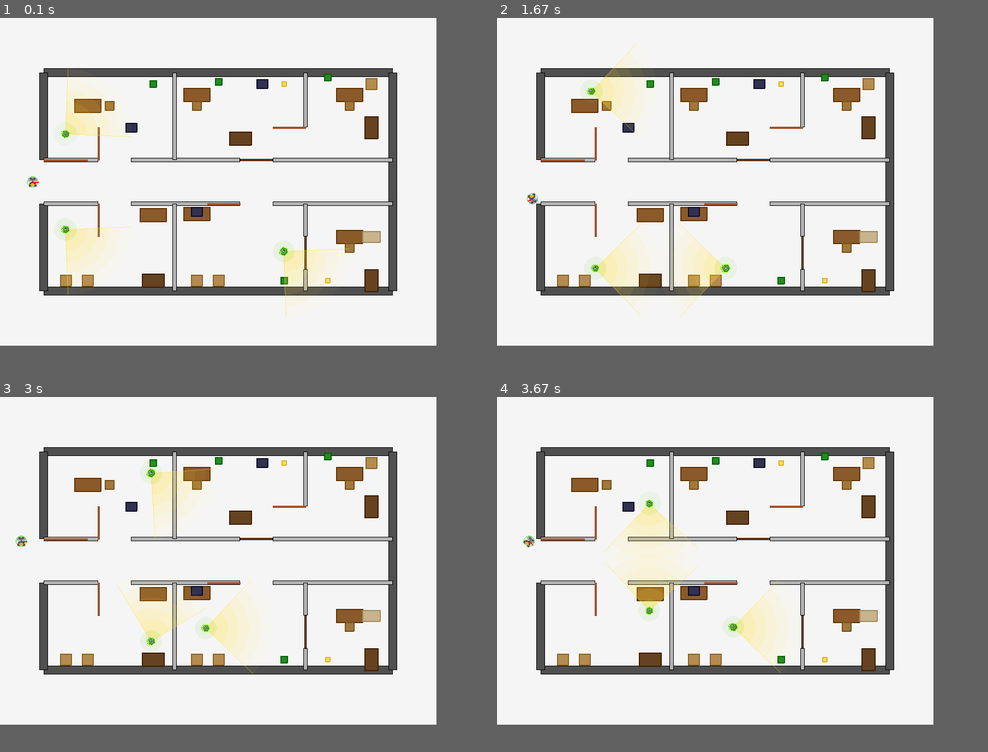
Above: before the commit, frames 1-4 (two rows, left to right).
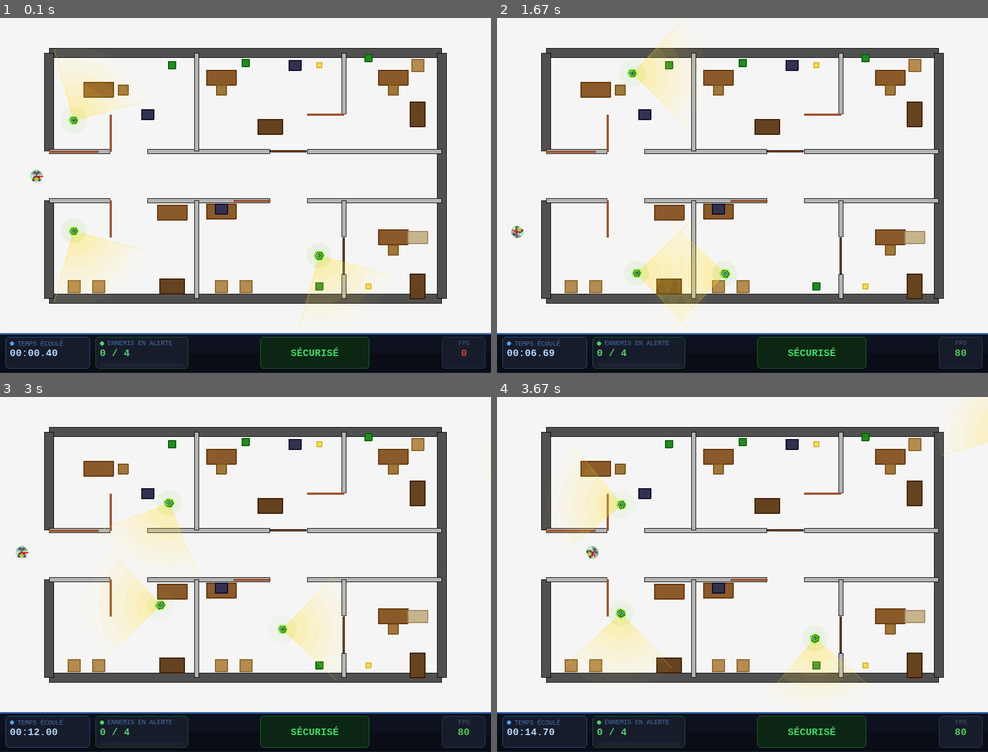
Above: after the commit, the same moments.

Repository: JawadBLK/TP_Robot
Game: pygame game, started from project/main.py
Two runs of this game, one before a commit and one after it. Both use one fixed random seed, a clock stepped at 60 frames per second and the inputs below.
Inputs:
- Up to frame 1 (0.1 s): no input
- Up to frame 2 (1.67 s): hold Right 0.33-0.8 s; hold Up 0.83-1.13 s; hold Right 1.17-1.63 s
- Up to frame 3 (3 s): hold Left 1.67-2.2 s; hold Down 2.23-2.53 s; hold Left 2.57-2.97 s
- Up to frame 4 (3.67 s): hold Up 3-3.37 s; hold Right from 3.4 s (still down)
In our replay, the window is 800x600 before the commit and 900x650 after it. These sizes can differ from the game's own. Grey fills any space a smaller window leaves; there, only what the larger window draws over its background counts as a difference.

The runs differ from the first frame. In frame 1, 35% of the frame differs, in the area x 0-100%, y 8-100%; in frame 2, 35%; in frame 3, 37%; in frame 4, 37%, in the area x 0-100%, y 0-100%.

Commit message:
feat: Ajouts sur les scripts ennemies et vue (pour la console)

Diff:
--- a/project/main.py
+++ b/project/main.py
@@ -9,25 +9,25 @@
 from robot.ennemis import Ennemi
 from robot.props import Props
 
-# 1. Initialisation MVC
+# ── 1. Initialisation MVC ──────────────────────────────────────────────
 robot = RobotMobile(x=-8.5, y=0, orientation=0, moteur=MoteurDifferentiel())
 controleur = ControleurClavierPygame()
 
 env = Environnement()
 
 vue = VuePygame(
-    largeur=800,
-    hauteur=600,
+    largeur=900,
+    hauteur=650,
     env_largeur=env.largeur,
     env_hauteur=env.hauteur
 )
 
-# 2. Construction du monde
+# ── 2. Construction du monde ──────────────────────────────────────────────
 env.ajouter_robot(robot)
 
 build_plan(env)
 
-# Ennemis avec des chemins de patrouille
+# ── 2.1 Ennemis avec des chemins de patrouille ──────────────────────────
 ennemi1 = Ennemi(-7, -2, waypoints=[(-7, -2), (-7, -4), (-3, -4), (-3, -4), (-3, -2), (-5, -2), (-5, -4), (-7, -4)])
 env.ajouter_ennemi(ennemi1)
 
@@ -37,17 +37,17 @@
 ennemi3 = Ennemi(-7, 2, waypoints=[(-7, 2), (-7, 4.2), (-3, 4.2), (-3, 2), (-3, 2), (-5, 2), (-5, 3), (-7, 2)])
 env.ajouter_ennemi(ennemi3)
 
-'''ennemi4 = Ennemi(0, 3, waypoints=[(0, 2), (3, 2), (3, 4), (0, 4)])
-env.ajouter_ennemi(ennemi4)'''
+ennemi4 = Ennemi(20, 0, waypoints=[(20, 0), (9, 6), (-9, 6), (-9, 0), (7, 0), (-9, 0), (-9, -6), (9, -6), (20, 0)])
+env.ajouter_ennemi(ennemi4)
 
-# Props décoratifs
-# ── Salle haut-gauche (x: -8 à -2, y: 1 à 5) ──────────────────────────
+# ── 2.2 Props décoratifs ────────────────────────────────────────────────────
+# ── 2.2.1 Salle haut-gauche (x: -8 à -2, y: 1 à 5) ──────────────────────────
 env.ajouter_prop(Props(-6, 3.5, "bureau"))
 env.ajouter_prop(Props(-5, 3.5, "chaise"))
 env.ajouter_prop(Props(-3, 4.5, "plante"))
 env.ajouter_prop(Props(-4, 2.5, "ordinateur"))
 
-# ── Salle haut-milieu (x: -2 à 4, y: 1 à 5) ───────────────────────────
+# ── 2.2.2 Salle haut-milieu (x: -2 à 4, y: 1 à 5) ───────────────────────────
 env.ajouter_prop(Props(1,  2.0, "armoire", angle=math.pi/2))
 env.ajouter_prop(Props(-1, 4.0, "bureau"))
 env.ajouter_prop(Props(-1, 3.5, "chaise"))
@@ -55,27 +55,27 @@
 env.ajouter_prop(Props(3,  4.5, "lampe"))
 env.ajouter_prop(Props(0,  4.6, "plante"))
 
-# ── Salle haut-droite (x: 4 à 8, y: 1 à 5) ────────────────────────────
+# ── 2.2.3 Salle haut-droite (x: 4 à 8, y: 1 à 5) ────────────────────────────
 env.ajouter_prop(Props(6,  4.0, "bureau"))
 env.ajouter_prop(Props(6,  3.5, "chaise"))
 env.ajouter_prop(Props(7,  2.5, "armoire"))
 env.ajouter_prop(Props(5,  4.8, "plante"))
 env.ajouter_prop(Props(7,  4.5, "caisse"))
 
-# ── Salle bas-gauche (x: -8 à -2, y: -5 à -1) ─────────────────────────
+# ── 2.2.4 Salle bas-gauche (x: -8 à -2, y: -5 à -1) ─────────────────────────
 env.ajouter_prop(Props(-3, -1.5, "bureau"))
 env.ajouter_prop(Props(-7, -4.5, "caisse"))
 env.ajouter_prop(Props(-6, -4.5, "caisse"))
 env.ajouter_prop(Props(-3, -4.5, "armoire", angle=math.pi/2))
 
-# ── Salle bas-milieu (x: -2 à 4, y: -5 à -1) ──────────────────────────
+# ── 2.2.5 Salle bas-milieu (x: -2 à 4, y: -5 à -1) ──────────────────────────
 env.ajouter_prop(Props(-1,  -1.45, "bureau"))
 env.ajouter_prop(Props(-1,  -1.35, "ordinateur"))
 env.ajouter_prop(Props(-1, -4.5, "caisse"))
 env.ajouter_prop(Props(0,  -4.5, "caisse"))
 env.ajouter_prop(Props(3,  -4.5, "plante"))
 
-# ── Salle bas-droite (x: 4 à 8, y: -5 à -1) ───────────────────────────
+# ── 2.2.6 Salle bas-droite (x: 4 à 8, y: -5 à -1) ───────────────────────────
 env.ajouter_prop(Props(6,  -2.5, "bureau"))
 env.ajouter_prop(Props(6,  -3.0, "chaise"))
 env.ajouter_prop(Props(7,  -4.5, "armoire"))
@@ -85,9 +85,10 @@
 print("Nombre d'obstacles :", len(env.obstacles))
 print(hasattr(env, "alerte"))
 
-fps = 60
-dt = 3.0 / fps
+fps = 80
+dt = 4.0 / fps
 running = True
+temps_ecoule = 0.0  # en secondes
 
 # 3. Boucle principale
 while running:
@@ -95,7 +96,7 @@
         if event.type == pygame.QUIT:
             running = False
 
-    # A. Récupérer les commandes
+    # 3.1 Récupérer les commandes
     commande = controleur.lire_commande()
     env.robot.commander(**commande)
     if commande["v"] == 0 and commande["omega"] == 0:
@@ -103,11 +104,12 @@
     else:
         robot.commander(**commande)
 
-    # B. Mettre à jour la physique et gérer les collisions
+    # 3.2 Mettre à jour la physique et gérer les collisions
     env.mettre_a_jour(dt)
+    temps_ecoule += dt
 
-    # C. Afficher le nouvel état
-    vue.dessiner_environnement(env)
+    # 3.3 Afficher le nouvel état
+    vue.dessiner_environnement(env, temps_ecoule)
     vue.tick(fps)
 
 pygame.quit()
--- a/project/robot/vue.py
+++ b/project/robot/vue.py
@@ -19,6 +19,8 @@
 
 
 class VuePygame:
+    CONSOLE_HAUTEUR = 72  # hauteur de la bande console en pixels
+
     def __init__(self, largeur=800, hauteur=600, env_largeur=30, env_hauteur=40):
         pygame.init()
         self.screen = pygame.display.set_mode((largeur, hauteur))
@@ -27,12 +29,17 @@
         self.largeur = largeur
         self.hauteur = hauteur
 
+        # La zone de jeu est réduite pour laisser la place à la console en bas
+        self.hauteur_jeu = hauteur - self.CONSOLE_HAUTEUR
+
         self.scale = min(
             largeur / env_largeur,
-            hauteur / env_hauteur
+            self.hauteur_jeu / env_hauteur
         )
 
-        self.font = pygame.font.SysFont("Arial", 32)
+        self.font       = pygame.font.SysFont("Arial", 32)
+        self.font_hud   = pygame.font.SysFont("Courier New", 18, bold=True)
+        self.font_label = pygame.font.SysFont("Courier New", 12)
         self.clock = pygame.time.Clock()
 
         # --- Chargement de l'image du robot ---
@@ -52,7 +59,7 @@
 
     def convertir_coordonnees(self, x, y):
         px = int(self.largeur / 2 + x * self.scale)
-        py = int(self.hauteur / 2 - y * self.scale)
+        py = int(self.hauteur_jeu / 2 - y * self.scale)
         return px, py
 
     def dessiner_robot(self, robot):
@@ -100,9 +107,108 @@
     def tick(self, fps=60):
         self.clock.tick(fps)
 
-    def dessiner_environnement(self, env):
-        # Effacer l'écran avec un fond clair
-        self.screen.fill((245, 245, 245))
+    def _draw_card(self, x, y, w, h, couleur_bord=(50, 80, 120), couleur_fond=(22, 28, 42)):
+        """Dessine une carte avec fond sombre et bordure colorée arrondie."""
+        pygame.draw.rect(self.screen, couleur_fond, (x, y, w, h), border_radius=6)
+        pygame.draw.rect(self.screen, couleur_bord, (x, y, w, h), 1, border_radius=6)
+
+    def dessiner_console(self, env, temps_ecoule):
+        """Dessine la bande console en bas de l'écran."""
+        y0 = self.hauteur_jeu
+        W  = self.largeur
+        H  = self.CONSOLE_HAUTEUR
+
+        # ── Fond dégradé simulé (deux rectangles) ──────────────────────────────
+        pygame.draw.rect(self.screen, (14, 18, 30), (0, y0,      W, H // 2))
+        pygame.draw.rect(self.screen, (10, 13, 22), (0, y0 + H // 2, W, H - H // 2))
+
+        # Ligne de séparation haute avec dégradé visuel (trait + lueur)
+        pygame.draw.line(self.screen, (30, 60, 110), (0, y0), (W, y0), 3)
+        pygame.draw.line(self.screen, (60, 140, 255), (0, y0), (W, y0), 1)
+
+        # Ligne de séparation basse (très subtile)
+        pygame.draw.line(self.screen, (25, 35, 55), (0, y0 + H - 1), (W, y0 + H - 1), 1)
+
+        ticks = pygame.time.get_ticks()
+
+        # ── SECTION GAUCHE : Chronomètre ───────────────────────────────────────
+        minutes = int(temps_ecoule) // 60
+        secondes = int(temps_ecoule) % 60
+        centis = int((temps_ecoule - int(temps_ecoule)) * 100)
+        texte_temps = f"{minutes:02d}:{secondes:02d}.{centis:02d}"
+
+        self._draw_card(10, y0 + 6, 155, H - 14, couleur_bord=(40, 80, 140))
+
+        # Petit point d'accent bleu
+        pygame.draw.circle(self.screen, (80, 160, 255), (22, y0 + 18), 4)
+
+        label_temps = self.font_label.render("TEMPS ÉCOULÉ", True, (70, 110, 170))
+        valeur_temps = self.font_hud.render(texte_temps, True, (180, 215, 255))
+        self.screen.blit(label_temps, (32, y0 + 11))
+        self.screen.blit(valeur_temps, (18, y0 + 26))
+
+        # ── SECTION CENTRE-GAUCHE : Compteur ennemis + jauge ──────────────────
+        nb_total   = len(env.ennemis)
+        nb_alertes = sum(1 for e in env.ennemis if e.detecte)
+        ratio      = (nb_alertes / nb_total) if nb_total > 0 else 0
+
+        couleur_compteur = (255, 80, 80) if nb_alertes > 0 else (80, 210, 110)
+        bord_card_enn    = (120, 30, 30) if nb_alertes > 0 else (30, 90, 50)
+        self._draw_card(175, y0 + 6, 170, H - 14, couleur_bord=bord_card_enn)
+
+        pygame.draw.circle(self.screen, couleur_compteur, (187, y0 + 18), 4)
+        label_enn = self.font_label.render("ENNEMIS EN ALERTE", True, (70, 110, 170))
+        valeur_enn = self.font_hud.render(f"{nb_alertes} / {nb_total}", True, couleur_compteur)
+        self.screen.blit(label_enn, (197, y0 + 11))
+        self.screen.blit(valeur_enn, (183, y0 + 26))
+
+        # Mini jauge de menace
+        jauge_x, jauge_y = 183, y0 + H - 18
+        jauge_w = 154
+        pygame.draw.rect(self.screen, (30, 35, 50), (jauge_x, jauge_y, jauge_w, 6), border_radius=3)
+        if nb_total > 0:
+            fill_w = int(jauge_w * ratio)
+            col_jauge = (200 + int(55 * ratio), int(180 * (1 - ratio)), 50)
+            if fill_w > 0:
+                pygame.draw.rect(self.screen, col_jauge, (jauge_x, jauge_y, fill_w, 6), border_radius=3)
+
+        # ── SECTION CENTRE : Statut principal ─────────────────────────────────
+        cx = (345 + W - 90) // 2  # centré entre la fin de la carte ennemis et le début FPS
+        if env.alerte:
+            statut_txt = "! DÉTECTION !"
+            statut_col = (255, 70, 70)
+            pulse = int(abs(ticks % 700 - 350) / 350 * 100)
+            bord_statut = (pulse + 120, 20, 20)
+            fond_statut = (pulse // 2 + 40, 8, 8)
+        else:
+            statut_txt = "SÉCURISÉ"
+            statut_col = (60, 220, 100)
+            bord_statut = (30, 100, 50)
+            fond_statut = (12, 38, 20)
+
+        sw = 200
+        self._draw_card(cx - sw // 2, y0 + 6, sw, H - 14,
+                        couleur_bord=bord_statut, couleur_fond=fond_statut)
+
+        valeur_statut = self.font_hud.render(statut_txt, True, statut_col)
+        rect_s = valeur_statut.get_rect(center=(cx, y0 + H // 2))
+        self.screen.blit(valeur_statut, rect_s)
+
+        # ── SECTION DROITE : FPS ───────────────────────────────────────────────
+        fps_val = int(self.clock.get_fps())
+        fps_col = (80, 200, 80) if fps_val >= 50 else (220, 160, 40) if fps_val >= 30 else (220, 60, 60)
+        self._draw_card(W - 90, y0 + 6, 80, H - 14, couleur_bord=(40, 60, 90))
+
+        label_fps = self.font_label.render("FPS", True, (60, 90, 130))
+        valeur_fps = self.font_hud.render(str(fps_val), True, fps_col)
+        rect_fps_label = label_fps.get_rect(centerx=W - 50, top=y0 + 11)
+        rect_fps_val   = valeur_fps.get_rect(centerx=W - 50, top=y0 + 26)
+        self.screen.blit(label_fps,  rect_fps_label)
+        self.screen.blit(valeur_fps, rect_fps_val)
+
+    def dessiner_environnement(self, env, temps_ecoule=0.0):
+        # Effacer la zone de jeu uniquement (pas la console)
+        pygame.draw.rect(self.screen, (245, 245, 245), (0, 0, self.largeur, self.hauteur_jeu))
 
         # Dessiner les obstacles
         for obs in env.obstacles:
@@ -120,11 +226,14 @@
         for ennemi in env.ennemis:
             ennemi.dessiner(self)
 
-        # Affichage alerte
+        # Alerte en haut de la zone de jeu
         if env.alerte:
             texte = self.font.render(env.alerte, True, (200, 0, 0))
-            rect = texte.get_rect(center=(self.largeur//2, 40))
+            rect = texte.get_rect(center=(self.largeur // 2, 40))
             self.screen.blit(texte, rect)
+
+        # Console en bas
+        self.dessiner_console(env, temps_ecoule)
 
         pygame.display.flip()
 
